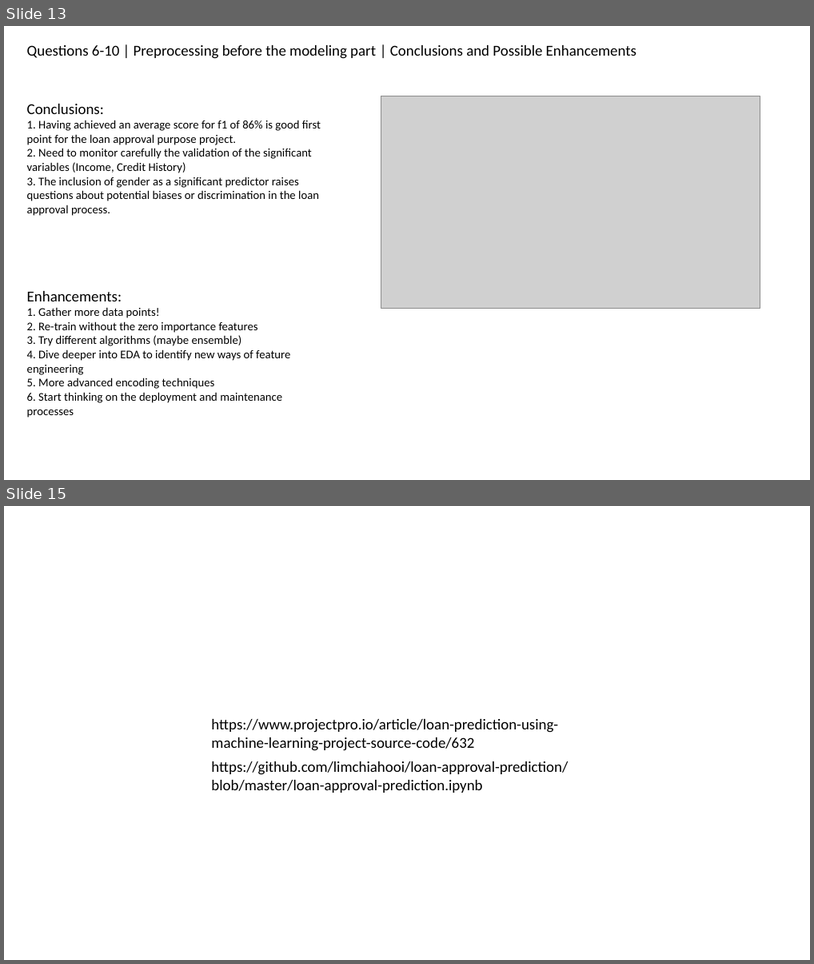
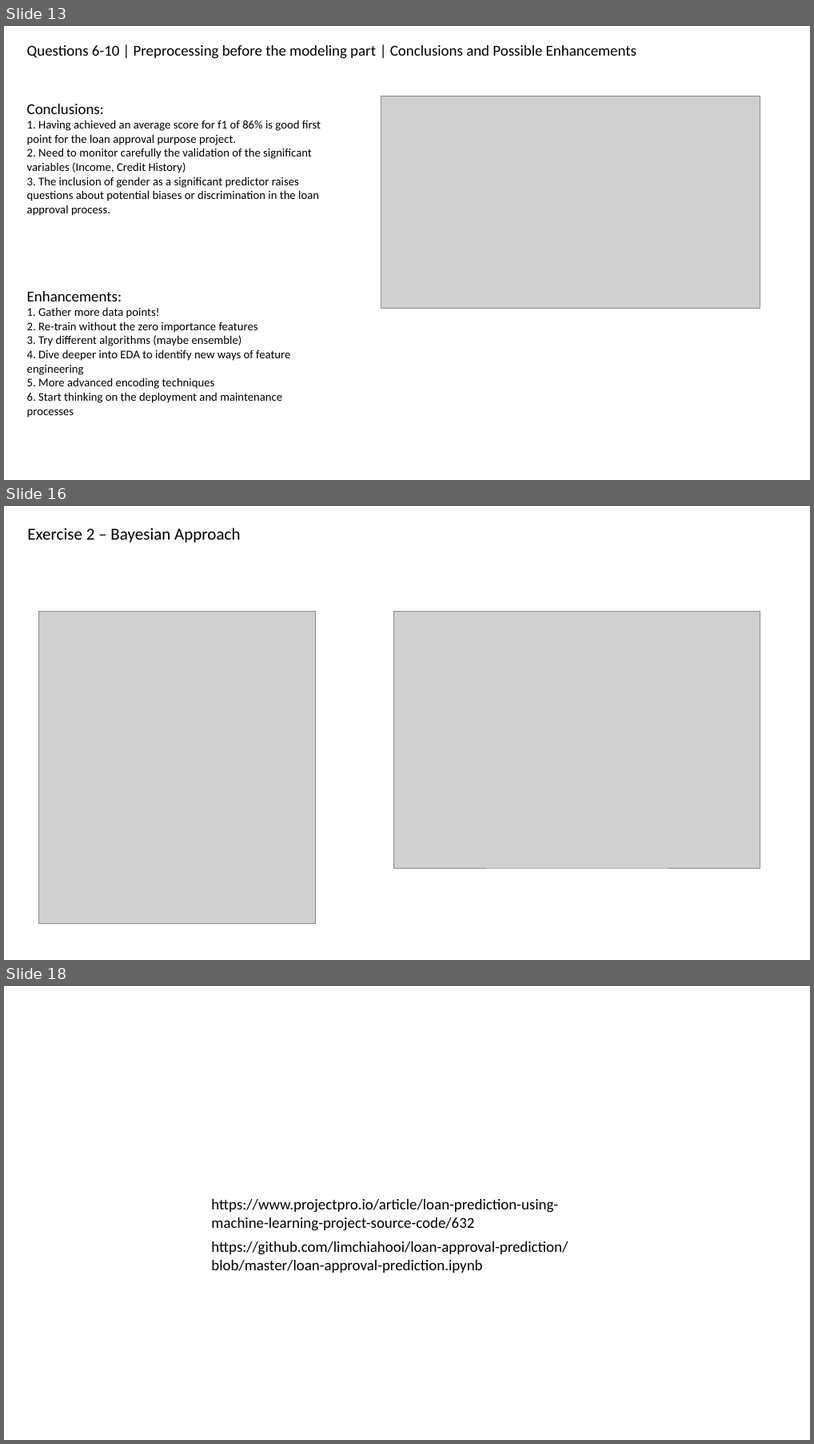
Before and after one commit to ownedbyphysics/ferProject, a slide deck: GeorgopoulosSpyros_FerreroPresentation.pptx. Shown one above the other, each under a label of ours: slides 13 and 15 before the commit, slides 13, 16 and 18 after it; the slides between them are not shown. The pictures are 814x964 and 814x1444 pixels, drawn with LibreOffice and Linux fonts; fonts in the diff are those of the drawing; grey boxes stand for pictures. Boxes give left, top, right and bottom in pixels: in the first picture for what was removed or moved away, otherwise in the second. Text is boxed around its words. In the diff, an @@ line names an element or a change of style, - is before the commit and + after.

```diff
--- a/GeorgopoulosSpyros_FerreroPresentation.pptx
+++ b/GeorgopoulosSpyros_FerreroPresentation.pptx
@@ slide 16 added at (x1=4, y1=506, x2=810, y2=960), background #FFFFFF @@
@@ text added at (x1=27, y1=528, x2=240, y2=543), 20 pt, text #000000 @@
+Exercise 2 – Bayesian Approach
@@ picture added at (x1=39, y1=612, x2=315, y2=924) @@
@@ picture added at (x1=394, y1=612, x2=761, y2=868) @@
@@ what was slide 15 is now slide 18 @@
```
Also in this commit, not shown: 1 slide changed, 1 other slide added, 1 other file.
